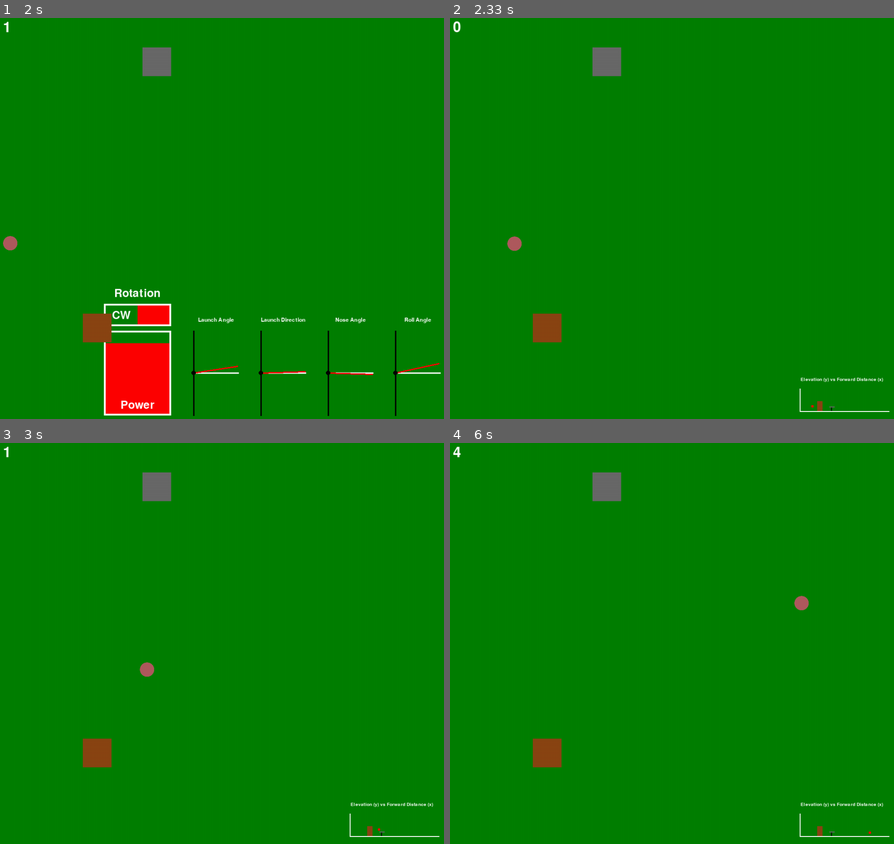
Above: before the commit, frames 1-4 (two rows, left to right).
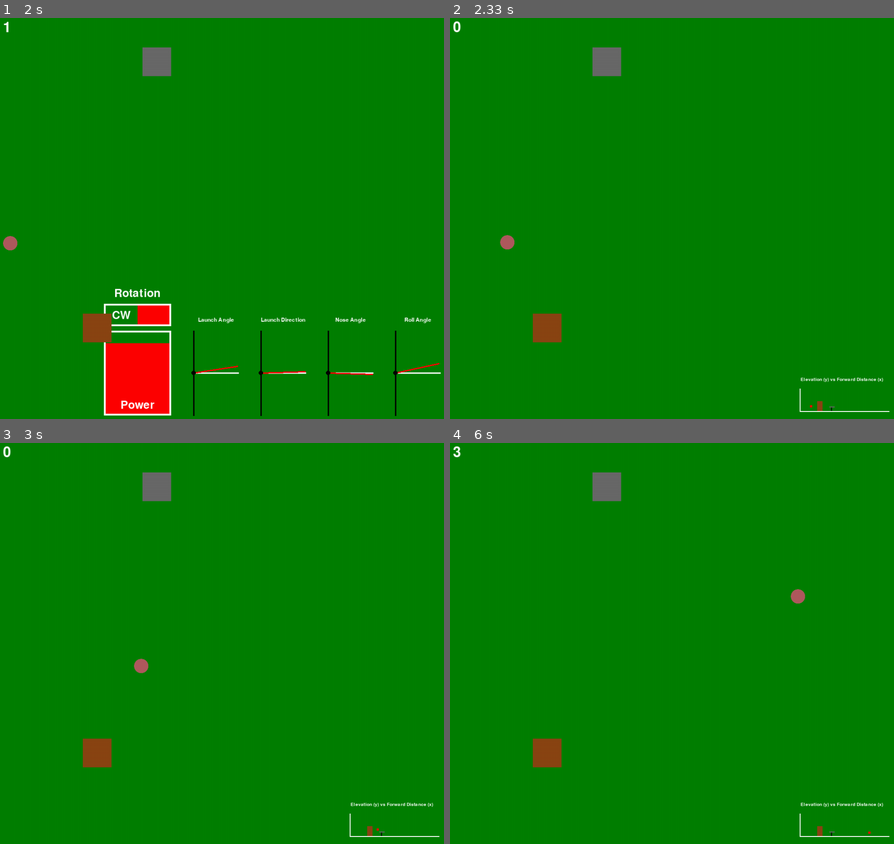
Above: after the commit, the same moments.

Repository: b7duongcs/PyGame-Disc-Golf
Game: pygame game, started from main.py
Two runs of this game, one before a commit and one after it. Both use one fixed random seed, a clock stepped at 60 frames per second and the inputs below.
Inputs:
- Up to frame 1 (2 s): tap 2 at 0.33 s; tap 6 at 0.67 s; tap 3 at 1.5 s; tap 7 at 1.83 s
- Up to frame 2 (2.33 s): no input
- Up to frame 3 (3 s): no input
- Up to frame 4 (6 s): no input

Frame 1 is identical in both runs. In frame 2, 0.1% of the frame differs, in the area x 11-82%, y 54-98%; in frame 3, 0.2%, in the area x 0-86%, y 0-97%; in frame 4, 0.2%.

Commit message:
function to adjust for launch angle

Diff:
--- a/disc_flight.py
+++ b/disc_flight.py
@@ -197,3 +197,10 @@
 
 def throw_wrapper(parameters):
     return throw(parameters.rotation, parameters.launch_speed, parameters.launch_va, parameters.launch_ha, parameters.nose, parameters.roll)
+
+    #test throw function
+    #position_array = [None] * 100
+    #start_z = 80
+    #for index, position in enumerate(position_array):
+    #    position_array[index] = (index, 0, start_z - index)
+    #return position_array
--- a/main.py
+++ b/main.py
@@ -277,6 +277,14 @@
     z_diff_sq = (disc[2] - goal[2])**2
     return np.sqrt(x_diff_sq + y_diff_sq + z_diff_sq)
 
+def adjust_for_launch_angle(parameters, o_x, o_y, p_x, p_y):
+    theta = parameters.launch_ha * -1
+    diff_x = p_x - o_x
+    diff_y = p_y - o_y
+    x = (diff_x * np.cos(np.radians(theta))) - (diff_y * np.sin(np.radians(theta)))
+    y = (diff_y * np.cos(np.radians(theta))) + (diff_x * np.sin(np.radians(theta)))
+    return (x + o_x), (y + o_y)
+
 def main():
     start_y = random.randrange(START_Y_LOWER, START_Y_UPPER)
     goal, obstacle = generate_obj()
@@ -312,7 +320,7 @@
             controls(keys_pressed, parameters)
         else:
             launching_time = current_time - transition_time
-            if launching_time > disc_pos_index * INTERVAL_LEN:
+            if launching_time > (disc_pos_index + 1) * INTERVAL_LEN:
                 disc_pos_index += 1
                 current_position = position_array[disc_pos_index]
                 disc_z = current_position[2]
@@ -321,7 +329,8 @@
                     break
                 disc.x = START_X + current_position[0]*FT_TO_PIXELS
                 disc.y = start_y + current_position[1]*FT_TO_PIXELS
-                graph_disc.x = GRAPH_LOWER_X_BOUND + current_position[0]
+                disc.x, disc.y = adjust_for_launch_angle(parameters, START_X, start_y, disc.x, disc.y)
+                graph_disc.x = GRAPH_LOWER_X_BOUND + (disc.x - START_X)/FT_TO_PIXELS
                 graph_disc.y = GRAPH_LOWER_Y_BOUND - disc_z
             draw_window(disc, goal, obstacle, parameters, graph_disc, -1, disc_pos_index)
             disc_mp_xyz = [disc.x + DISC_SIZE/2, disc.y + DISC_SIZE/2, disc_z*FT_TO_PIXELS]
